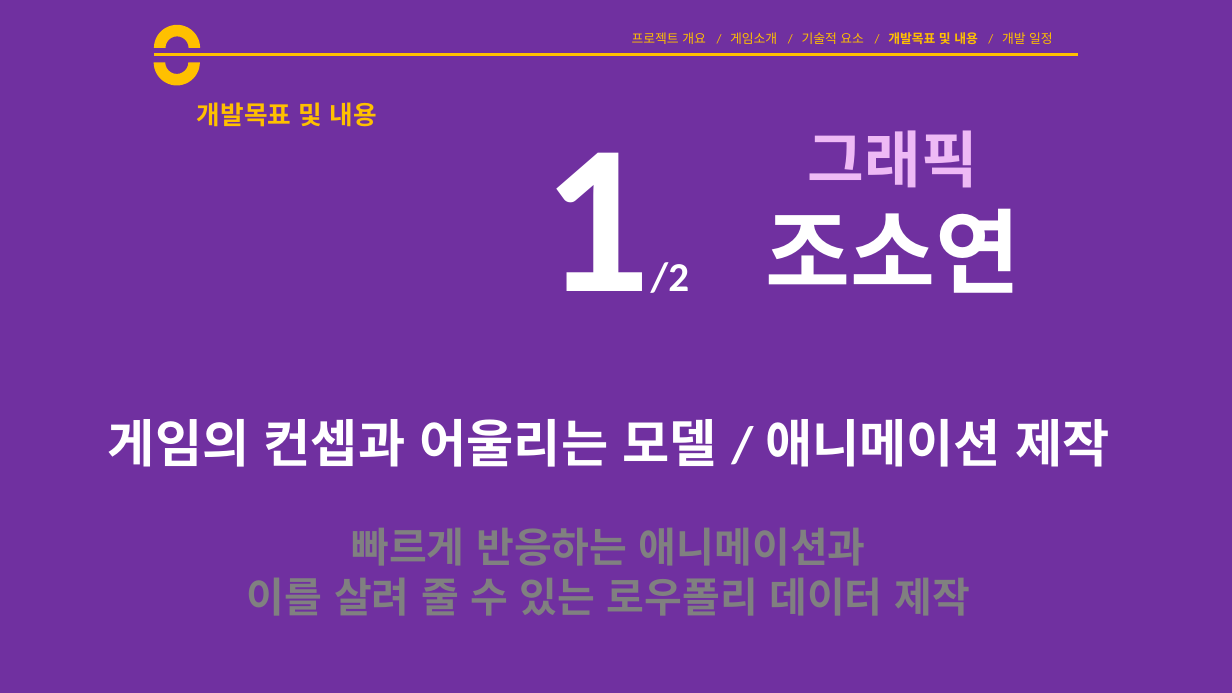
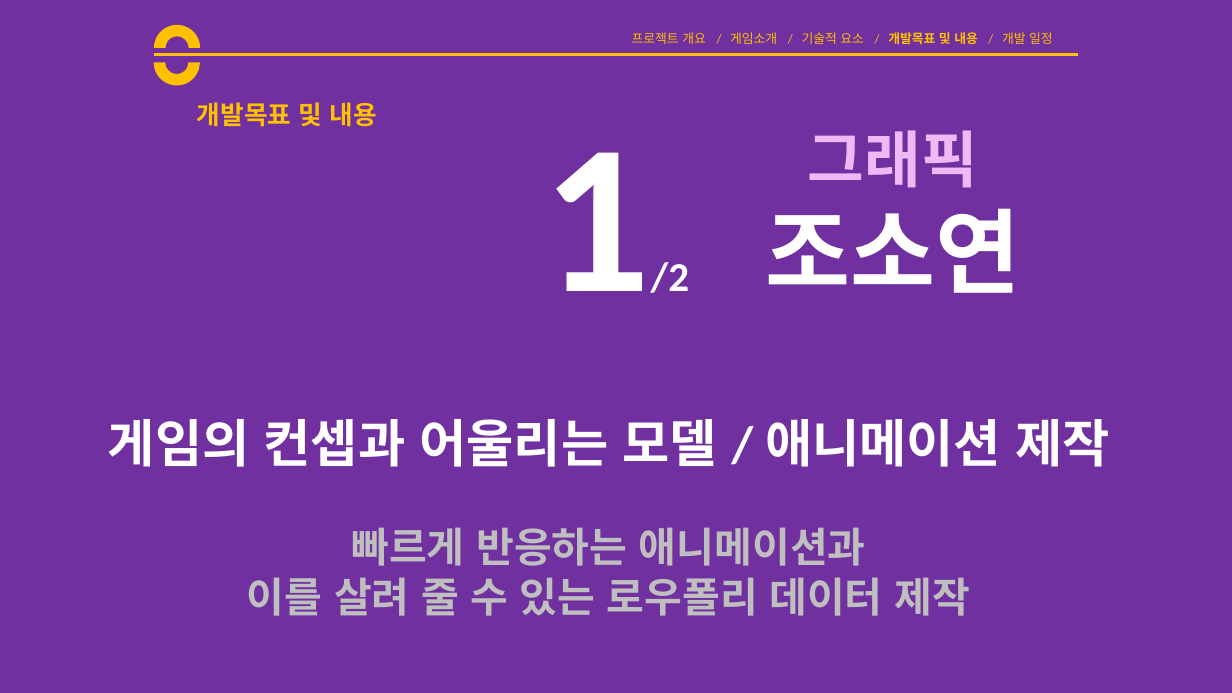
Before and after one commit to goddun/Report, a slide deck: slide 18 of 제안서.pptx (slide 17 before the commit). Drawn at 1232x693 pixels with LibreOffice and Linux fonts; fonts in the diff are those of the drawing. Boxes give left, top, right and bottom in pixels: in the first picture for what was removed or moved away, otherwise in the second. Text is boxed around its words. In the diff, an @@ line names an element or a change of style, - is before the commit and + after.

```diff
--- a/제안서.pptx
+++ b/제안서.pptx
@@ text at (247,527,970,616): text colour #808080 to #BFBFBF in "빠르게 반응하는 애니메이션과", "이를 살려 줄 수 있는 로우폴리 데이터 ..." @@
```
Also in this commit, not shown: 14 other slides changed, 1 slide added.
